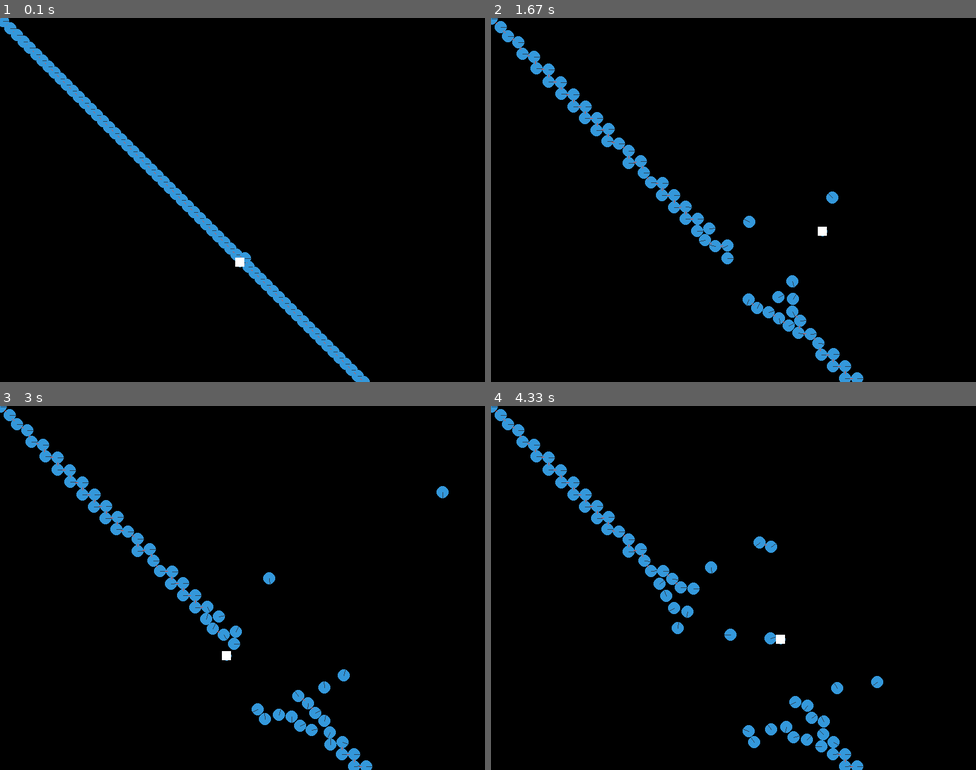
Above: before the commit, frames 1-4 (two rows, left to right).
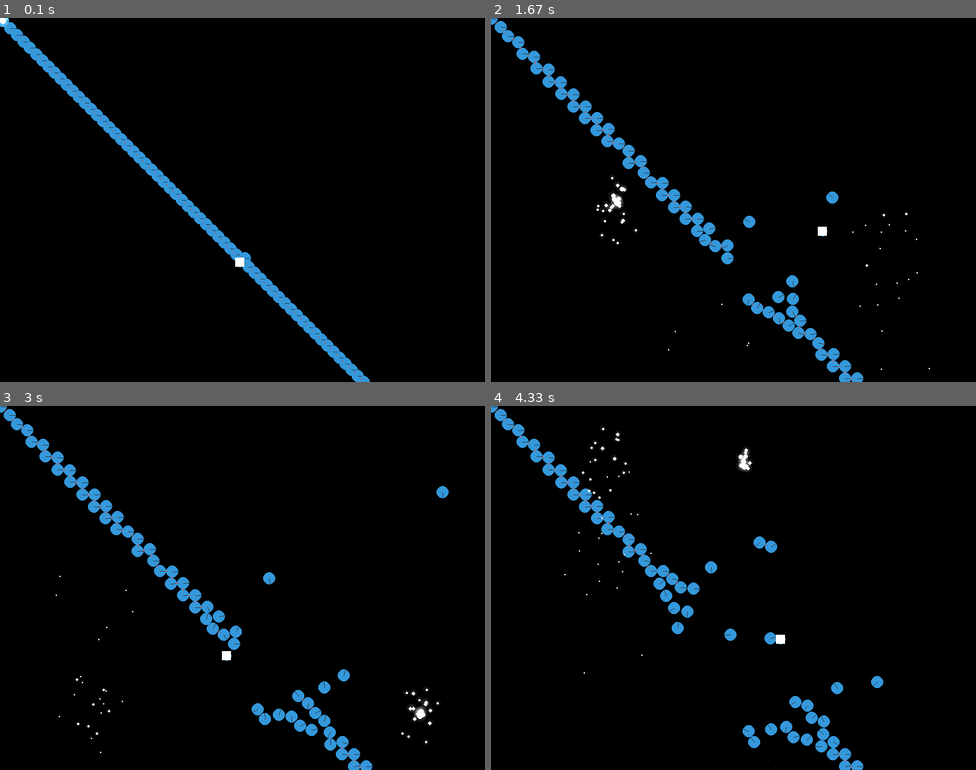
Above: after the commit, the same moments.

Repository: LGgameLAB/Fun-with-pygame-D
Game: pygame game, started from main.py
The game is run twice, just before and just after one commit, with the same random seed, the same clock (stepped at 60 frames per second) and the same inputs.
Inputs (mouse positions are in pixels of both pictures, inside the frame that each line leads up to):
- Up to frame 1 (0.1 s): no input
- Up to frame 2 (1.67 s): hold Right 0.33-0.8 s; move the mouse to (714, 214) at 0.37 s; hold Up 0.83-1.13 s; move the mouse to (888, 189) at 0.87 s; hold Right 1.17-1.63 s; move the mouse to (617, 203) at 1.2 s
- Up to frame 3 (3 s): hold Left 1.67-2.2 s; move the mouse to (92, 533) at 1.7 s; hold Down 2.23-2.53 s; move the mouse to (92, 675) at 2.27 s; hold Left 2.57-2.97 s; move the mouse to (421, 715) at 2.6 s
- Up to frame 4 (4.33 s): hold Up 3-3.37 s; move the mouse to (791, 620) at 3.03 s; hold Right 3.4-4.03 s; move the mouse to (607, 453) at 3.43 s; hold Down from 4.07 s (still down); move the mouse to (743, 464) at 4.1 s

The runs differ from the first frame. In frame 1, less than 0.1% of the frame differs, in the area x 0-2%, y 0-2%; in frame 2, 0.2%, in the area x 21-91%, y 43-97%; in frame 3, 0.2%; in frame 4, 0.2%.

Commit message:
feature: added fx particles to framework

Diff:
--- a/src/fx/__init__.py
+++ b/src/fx/__init__.py
@@ -1 +1 @@
-from particles import *
+from .particles import *
--- a/src/fx/particles.py
+++ b/src/fx/particles.py
@@ -18,13 +18,13 @@
     """
 
     batch_size = 0
-    lifespan = 100
+    lifespan = 100000
 
-    def __init___(self, game):
+    def __init__(self, game):
         self.game = game
-        super().__init__((game.sprites))
+        pygame.sprite.Sprite.__init__(self, (game.sprites))
 
-        particles = []
+        self.particles = []
         self.start_time = now()
 
     def update(self):
@@ -70,16 +70,23 @@
             p[0] += p[3] # Add Velocity X
             p[4] += 0.3  # Add acceleration
             if p[1] >= HEIGHT:
-                particles.remove(p)
+                self.particles.remove(p)
+    @staticmethod
+    def glow_surface(radius, color):
+        surf = pygame.Surface((int(radius*2), int(radius*2)))
+        pygame.draw.circle(surf, color, (radius, radius),radius)
+        surf.set_colorkey((0,0,0))
+
+        return surf
 
     def draw(self, surf, transform = lambda x: x):
-        for p in particles:
+        for p in self.particles:
             pygame.draw.circle(surf, self.color, (p[0], p[1]), p[2])
 
             # Glow Effect
             r = p[2]*2
 
-            win.blit(particle_surface(
+            surf.blit(self.glow_surface(
                         r,
                         (self.glow_brightness, self.glow_brightness, self.glow_brightness)
                      ),
--- a/src/player.py
+++ b/src/player.py
@@ -1,5 +1,6 @@
 import pygame, pymunk
 import src.settings as settings
+import src.fx as fx
 
 class Player(pygame.sprite.Sprite):
 
@@ -12,6 +13,10 @@
 		super().__init__((game.sprites, game.screen.spritelayer))
 
 		self.init_physics()
+
+		self.particles = fx.GlowParticles(game)
+		game.screen.spritelayer.add(self.particles)
+
 
 	def init_physics(self) -> None:
 		"""Loads the pymunk information for the player"""
@@ -51,6 +56,8 @@
 
 	def update(self) -> None:
 		self.move()
+		self.particles.update_position(pygame.mouse.get_pos())
+
 
 	def draw(self, win: pygame.Surface, transform = None):
 		x, y = self.body.position
--- a/src/settings.py
+++ b/src/settings.py
@@ -14,6 +14,10 @@
 	"left": pygame.K_LEFT,
 	"right": pygame.K_RIGHT
 }
+
+def now():
+    return pygame.time.get_ticks()
+
 def checkKey(move):
     '''Handy Dandy class for checking the status of keys given a
     a) keyword for the built in mapped buttons
